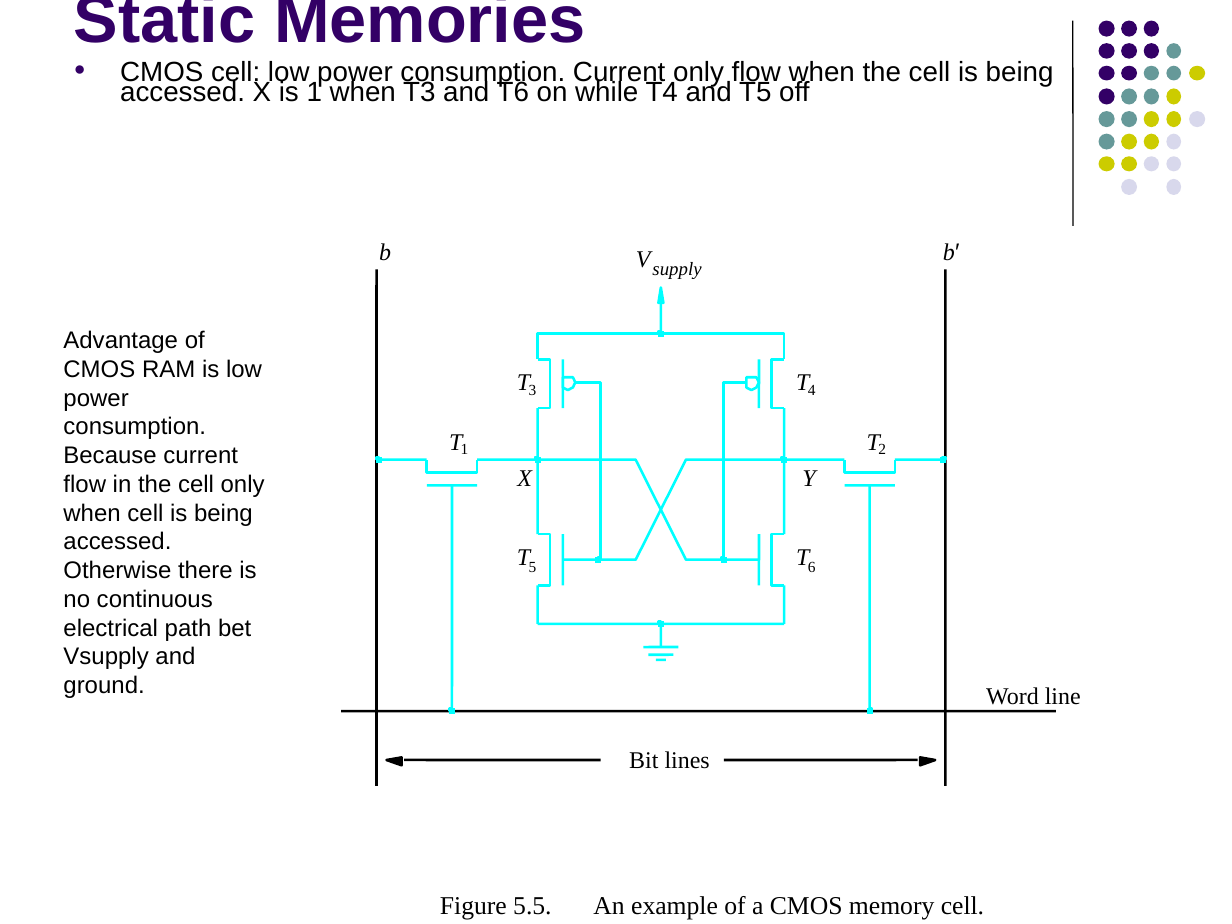
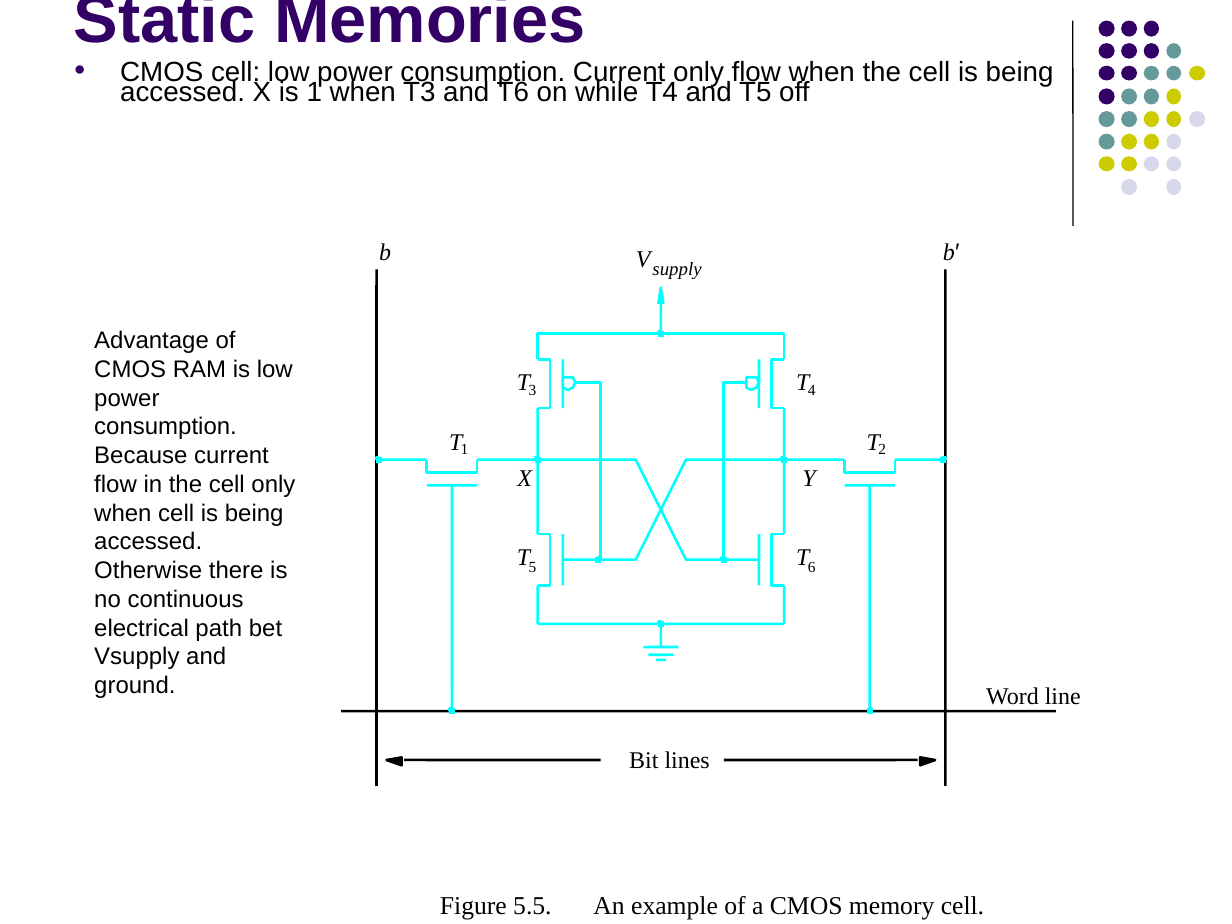
Before and after one commit to Khushi130404/Assembly_8085_Processor, a slide deck: slide 13 of CO_Study/7_memeory1_ams.ppt. Drawn at 1232x924 pixels with LibreOffice and Linux fonts; fonts in the diff are those of the drawing. Boxes give left, top, right and bottom in pixels: in the first picture for what was removed or moved away, otherwise in the second. Text is boxed around its words. In the diff, an @@ line names an element or a change of style, - is before the commit and + after.

```diff
--- a/CO_Study/7_memeory1_ams.ppt
+++ b/CO_Study/7_memeory1_ams.ppt
@@ text "Advantage of CMOS RAM is ...": place and size @@
-text "Advantage of CMOS RAM is ..." at box(63, 330, 265, 698)
+text "Advantage of CMOS RAM is ..." at box(94, 330, 295, 698)
```
Also in this commit, not shown: 10 other slides changed, 1 other file.
